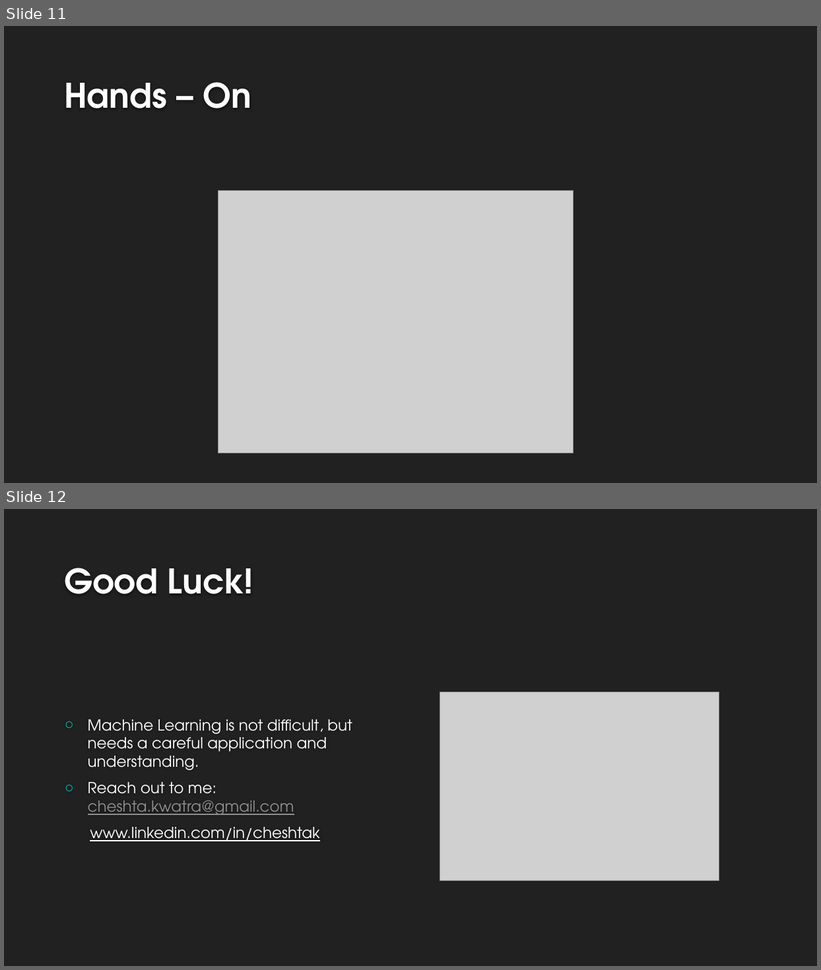
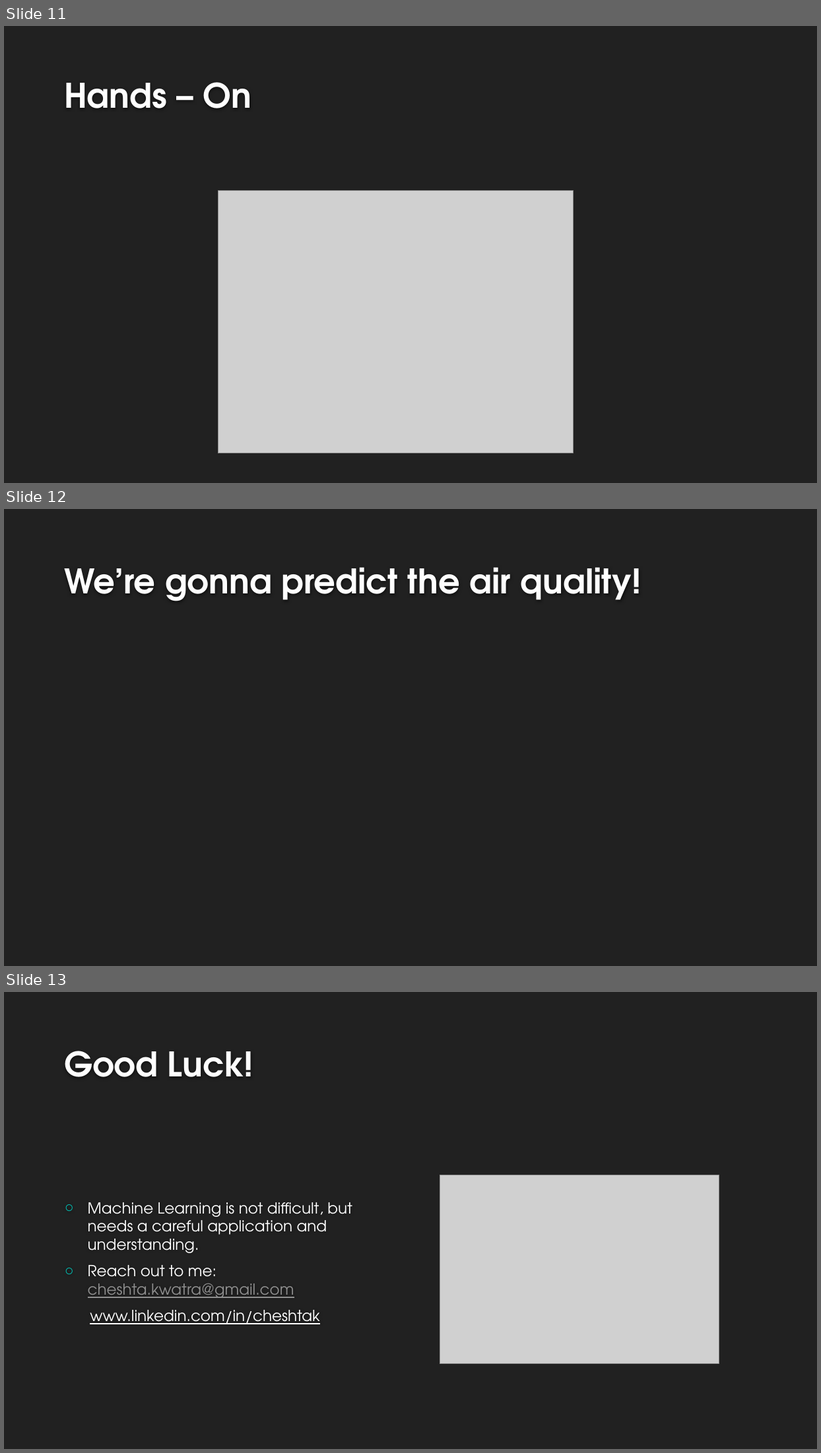
Before and after one commit to GlobalTechTalks/Intro-to-Machine-Learning, a slide deck: Introduction to Machine Learning.pptx. Shown one above the other, each under a label of ours: slides 11 and 12 before the commit, slides 11, 12 and 13 after it. The pictures are 821x970 and 821x1453 pixels, drawn with LibreOffice and Linux fonts; fonts in the diff are those of the drawing; grey boxes stand for pictures; background and template pictures are left out. Boxes give left, top, right and bottom in pixels: in the first picture for what was removed or moved away, otherwise in the second. Text is boxed around its words. In the diff, an @@ line names an element or a change of style, - is before the commit and + after.

```diff
--- a/Introduction to Machine Learning.pptx
+++ b/Introduction to Machine Learning.pptx
@@ slide 12 added at [4, 509, 817, 966], background #212121 @@
@@ title added at [64, 567, 641, 601], 40 pt, text #FEFEFE, bold @@
+We’re gonna predict the air quality!
@@ what was slide 12 is now slide 13 @@
```
Also in this commit, not shown: 2 slides changed, 1 other file.
